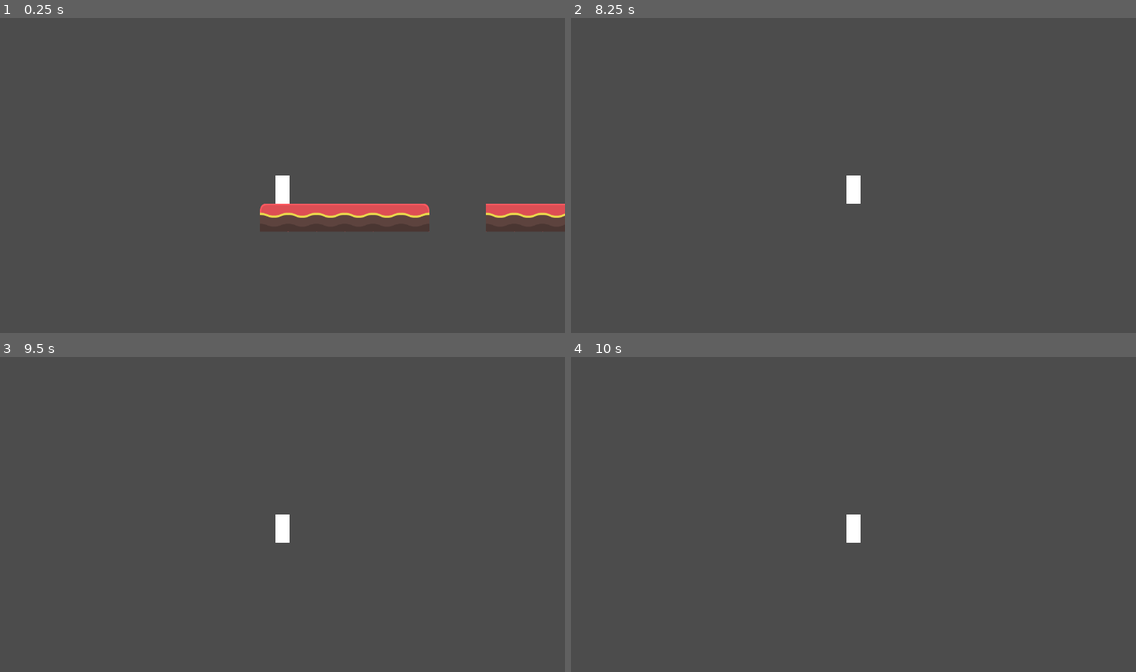
Above: before the commit, frames 1-4 (two rows, left to right).
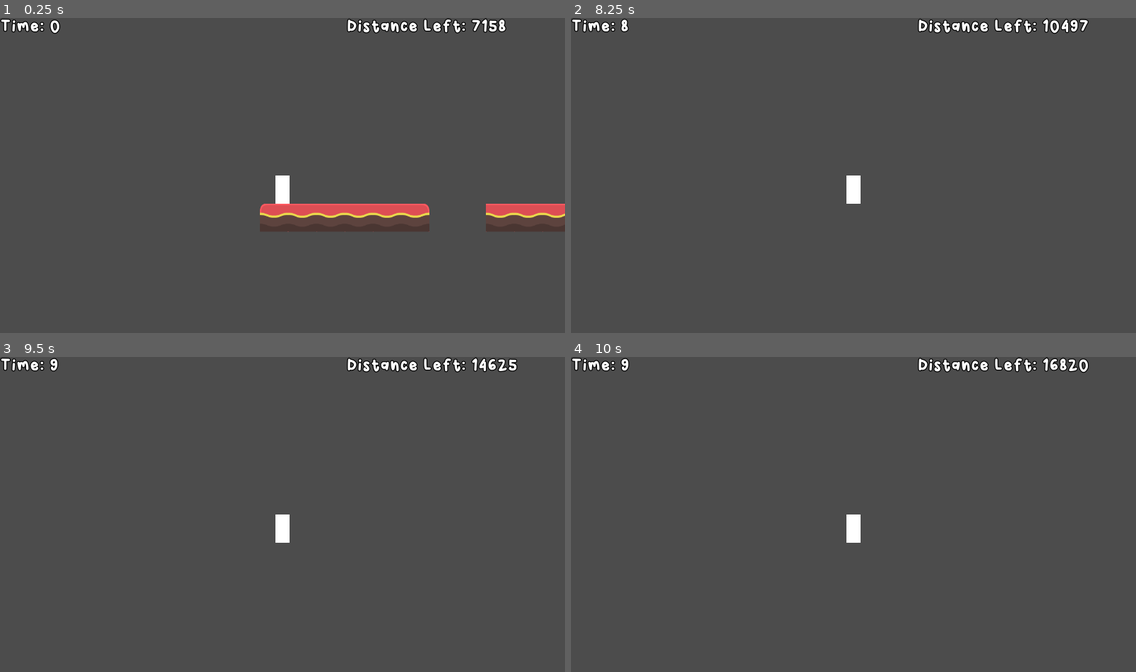
Above: after the commit, the same moments.

Repository: jonahshader/back5_platformer_unit3
Game: Godot game, scene res://Prototype_Level_Layout.tscn
Two runs of this game, one before a commit and one after it. Both use one fixed random seed, a clock stepped at 60 frames per second and the inputs below. This scene is started directly instead of the project's main scene.
Inputs:
- Up to frame 1 (0.25 s): no input
- Up to frame 2 (8.25 s): tap Enter at 0.5 s; hold Right (move_right) 0.53-2.03 s; tap Space (jump) at 0.77, 1.52, 3.02, 3.77, 4.52, 6.02, 6.77, 7.52 s; hold Left (move_left) 2.03-2.78 s; hold Right (move_right) 2.78-4.28 s; hold Left (move_left) 4.28-5.03 s; hold Right (move_right) 5.03-5.78 s; hold Left (move_left) 5.78-7.28 s; hold Right (move_right) from 7.28 s (still down)
- Up to frame 3 (9.5 s): keep holding Right (move_right); tap Space (jump) at 9.02 s
- Up to frame 4 (10 s): release Right (move_right) at 9.53 s; hold Left (move_left) from 9.53 s (still down); tap Space (jump) at 9.77 s

The runs differ from the first frame. In frame 1, 0.9% of the frame differs, in the area x 0-90%, y 0-6%; in frame 2, 1.0%; in frame 3, 1.0%; in frame 4, 1.0%, in the area x 0-92%, y 0-6%.

Commit message:
added basic hud

Diff:
--- a/Prototype_Level_Layout.tscn
+++ b/Prototype_Level_Layout.tscn
@@ -1,7 +1,9 @@
-[gd_scene load_steps=3 format=2]
+[gd_scene load_steps=5 format=2]
 
 [ext_resource path="res://scenes/objects/Player.tscn" type="PackedScene" id=1]
 [ext_resource path="res://TileMap.tscn" type="PackedScene" id=2]
+[ext_resource path="res://scenes/menus/GameHud.tscn" type="PackedScene" id=3]
+[ext_resource path="res://scenes/Safehouse.tscn" type="PackedScene" id=4]
 
 [node name="Node" type="Node"]
 
@@ -22,3 +24,8 @@
 __meta__ = {
 "_edit_use_anchors_": false
 }
+
+[node name="GameHud" parent="." instance=ExtResource( 3 )]
+
+[node name="Safehouse" parent="." instance=ExtResource( 4 )]
+position = Vector2( 7204.8, 768.33 )
--- /dev/null
+++ b/scenes/menus/GameHud.gd
@@ -0,0 +1,24 @@
+extends CanvasLayer
+
+
+# Declare member variables here. Examples:
+# var a = 2
+# var b = "text"
+
+onready var player = get_node("../Player")
+onready var safehouse = get_node("../Safehouse")
+var distance_left = 0.0
+var time = 0.0
+
+func calc_dist_left():
+	distance_left = player.position.distance_to(safehouse.position)
+
+func _ready():
+	calc_dist_left()
+
+
+func _process(delta):
+	calc_dist_left()
+	$DistanceLeftLabel.text = "Distance Left: " + str(int(distance_left))
+	$TimeLabel.text = "Time: " + str(int(time))
+	time += delta
--- /dev/null
+++ b/scenes/menus/GameHud.tscn
@@ -0,0 +1,33 @@
+[gd_scene load_steps=4 format=2]
+
+[ext_resource path="res://scenes/menus/GameHud.gd" type="Script" id=1]
+[ext_resource path="res://assets/fonts/Winkle-Regular.ttf" type="DynamicFontData" id=2]
+
+[sub_resource type="DynamicFont" id=1]
+size = 48
+outline_size = 2
+outline_color = Color( 0, 0, 0, 1 )
+font_data = ExtResource( 2 )
+
+[node name="GameHud" type="CanvasLayer"]
+script = ExtResource( 1 )
+
+[node name="DistanceLeftLabel" type="Label" parent="."]
+anchor_left = 1.0
+anchor_right = 1.0
+margin_left = -495.0
+margin_bottom = 51.0
+custom_fonts/font = SubResource( 1 )
+text = "Distance Remaining:"
+__meta__ = {
+"_edit_use_anchors_": false
+}
+
+[node name="TimeLabel" type="Label" parent="."]
+margin_right = 240.0
+margin_bottom = 39.0
+custom_fonts/font = SubResource( 1 )
+text = "Time:"
+__meta__ = {
+"_edit_use_anchors_": false
+}
Binary file added: assets/fonts/Winkle-Regular.ttf
